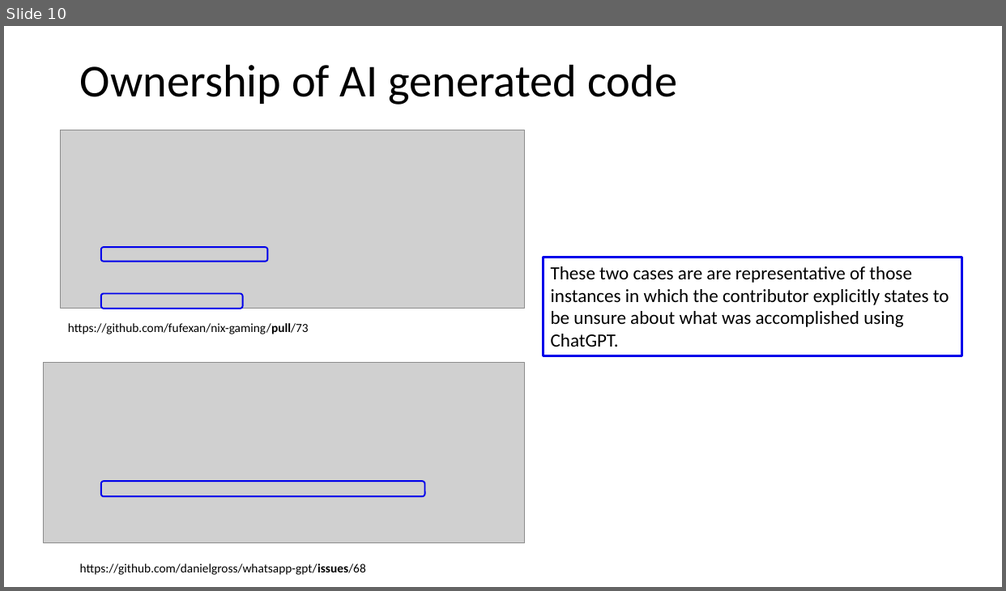
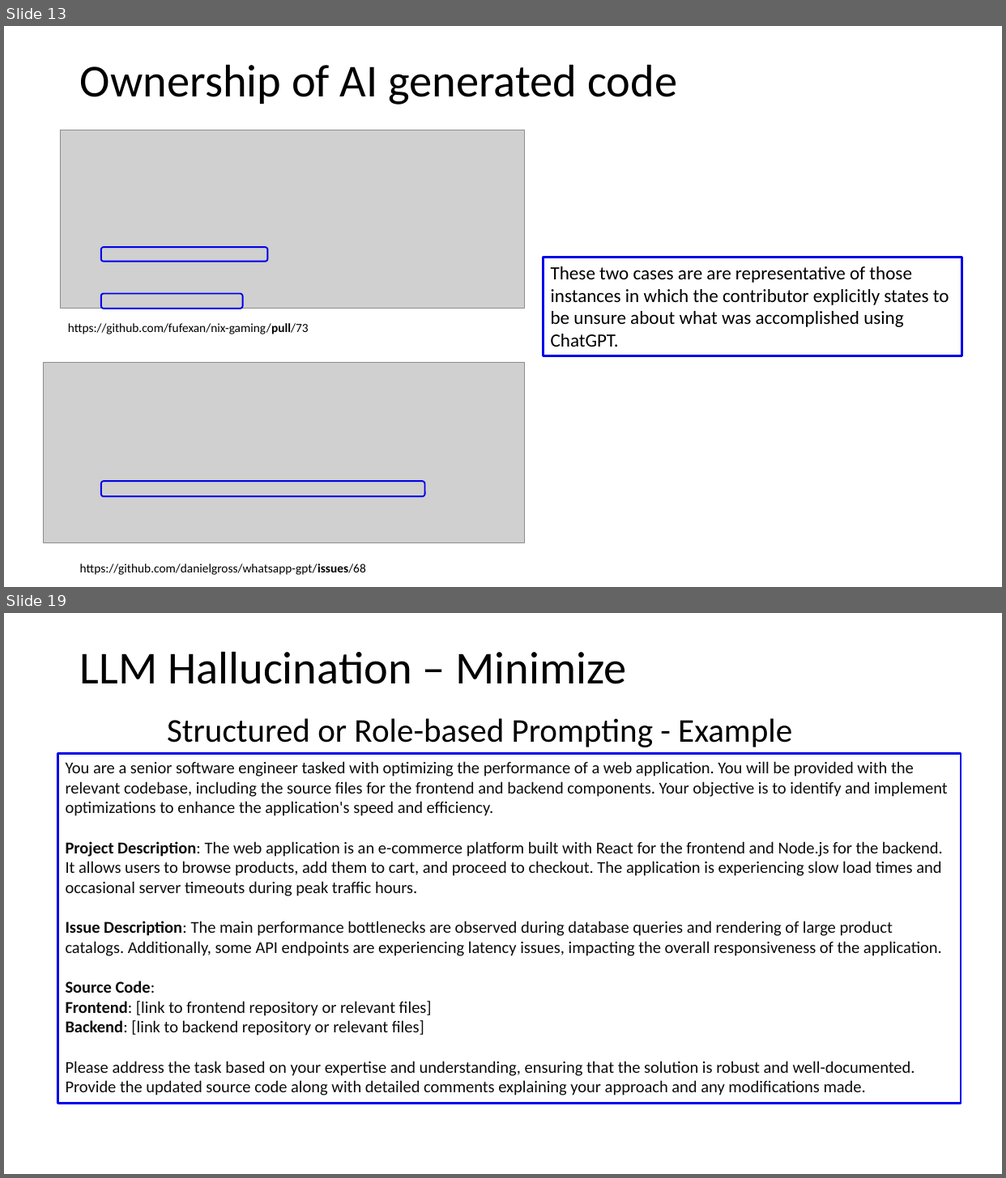
Before and after one commit to johnxu21/johnxu21.github.io, a slide deck: teaching/CS472/Timetable/LLM.pptx. Shown one above the other, each under a label of ours: slide 10 before the commit, slides 13 and 19 after it; the slides between them are not shown. The pictures are 1006x591 and 1006x1178 pixels, drawn with LibreOffice and Linux fonts; fonts in the diff are those of the drawing; grey boxes stand for pictures. Boxes give left, top, right and bottom in pixels: in the first picture for what was removed or moved away, otherwise in the second. Text is boxed around its words. In the diff, an @@ line names an element or a change of style, - is before the commit and + after.

```diff
--- a/teaching/CS472/Timetable/LLM.pptx
+++ b/teaching/CS472/Timetable/LLM.pptx
@@ slide 19 added at (4, 613, 1002, 1174), background #FFFFFF @@
@@ title added at (80, 651, 627, 684), 44 pt, text #000000 @@
+LLM Hallucination – Minimize
@@ text added at (167, 718, 792, 747), 32 pt, text #000000 @@
+Structured or Role-based Prompting - Example
@@ rectangle added at (58, 754, 961, 1104), outline #0000EA 2.25 pt, 16 pt, text #0D0D0D @@
+You are a senior software engineer tasked with optimizing the performance of a web application. You will be provided with the relevant codebase, including the source files for the frontend and backend components. Your objective is to identify and implement optimizations to enhance the application's speed and efficiency.
+Project Description: The web application is an e-commerce platform built with React for the frontend and Node.js for the backend. It allows users to browse products, add them to cart, and proceed to checkout. The application is experiencing slow load times and occasional server timeouts during peak traffic hours.
+Issue Description: The main performance bottlenecks are observed during database queries and rendering of large product catalogs. Additionally, some API endpoints are experiencing latency issues, impacting the overall responsiveness of the application.
+Source Code:
+Frontend: [link to frontend repository or relevant files]
+Backend: [link to backend repository or relevant files]
+Please address the task based on your expertise and understanding, ensuring that the solution is robust and well-documented. Provide the updated source code along with detailed comments explaining your approach and any modifications made.
@@ what was slide 10 is now slide 13 @@
```
Also in this commit, not shown: 5 slides changed, 9 other slides added, 3 other files.
